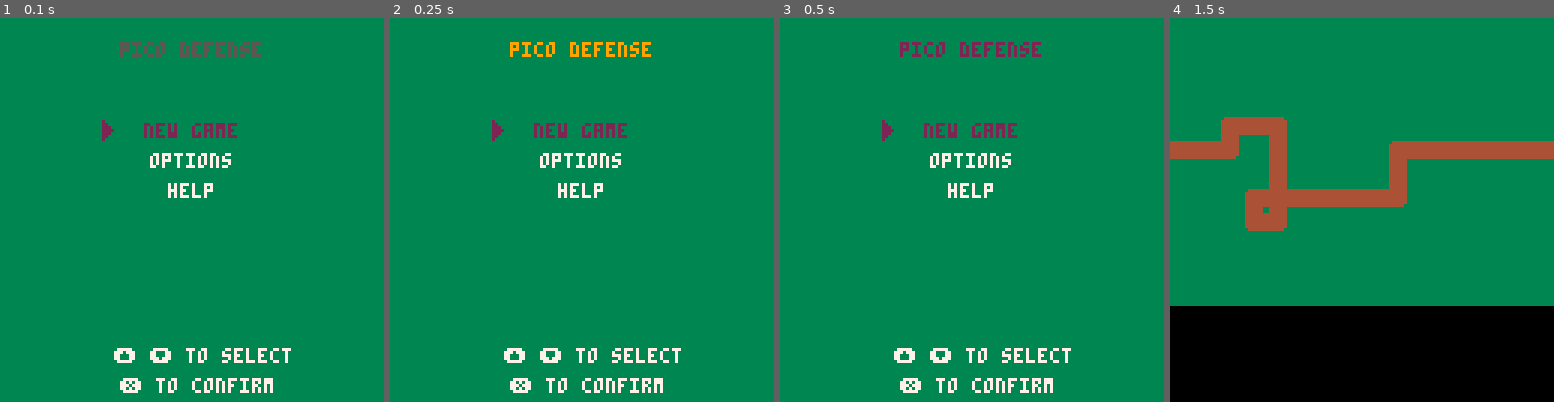
Above: before the commit, frames 1-4 (left to right).
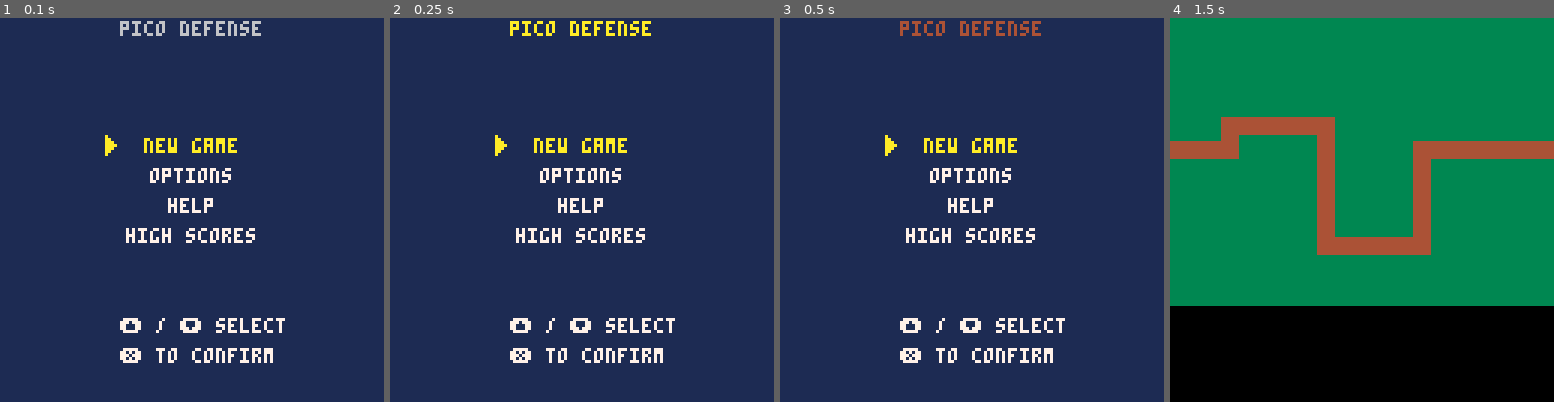
Above: after the commit, the same moments.

Repository: WideArchShark/picodefense
Game: PICO-8 cartridge pico_defense.p8
Two runs of this game, one before a commit and one after it. Both use one fixed random seed, a clock stepped at 60 frames per second and the inputs below.
Inputs:
- Up to frame 1 (0.1 s): no input
- Up to frame 2 (0.25 s): no input
- Up to frame 3 (0.5 s): no input
- Up to frame 4 (1.5 s): tap X (X key) at 1.07 s

The runs differ from the first frame. In frame 1, 100% of the frame differs, in the area x 0-100%, y 0-100%; in frame 2, 100%; in frame 3, 100%; in frame 4, 7.7%.

Commit message:
Tutorial #1

Diff:
--- a/pico_defense.p8
+++ b/pico_defense.p8
@@ -20,7 +20,7 @@
 	cdraw()
 end
 
-function change_state(ninit, nupdate, ndraw)
+function change_state(ninit,nupdate,ndraw)
 	cinit = ninit
 	cupdate = nupdate
 	cdraw = ndraw
@@ -30,105 +30,100 @@
 -- main menu
 
 function init_menu()
-	title = "pico defense"
-	title_colour = 1
+	tcol = 2
+	menu_offset = 30
 
-	menu_options = {
+	menu_items = {
 		"new game",
 		"options",
-		"help"
+		"help",
+		"high scores"
 	}
 
-	option_selected = 1
+	item_selected = 1
 end
 
 function update_menu()
-	title_colour += 1
-	if (title_colour > 15) title_colour = 1
+	tcol += 1
+	if (tcol > 15) then
+		tcol = 2
+	end
 
 	if(btnp(⬇️)) then
-		sfx(0)
-		option_selected += 1
+		item_selected += 1
 	elseif(btnp(⬆️)) then
-		sfx(0)
-		option_selected -= 1
+		item_selected -= 1
 	end
 
-	option_selected = mid(1,option_selected,#menu_options)
+	item_selected = mid(1, item_selected, #menu_items)
 
 	if(btnp(❎)) then
-		sfx(1)
-		if(option_selected == 1) then
-			change_state(init_map,update_map,draw_map)
+		if(item_selected == 1) then
+			change_state(init_game,update_game,draw_game)
 		end
 	end
 end
 
 function draw_menu()
-	yoffset = 25
+	cls(1)
+	centre_text("pico defense",1,tcol)
 
-	cls(3)
 
-	centre_text(title,8,title_colour)
-
-	for i = 1, #menu_options do
-		local col = 7
-		if (i == option_selected) col = 2
-		centre_text(menu_options[i], i*10+yoffset, col)
+	for i = 1, #menu_items do
+		item_col = 7
+		if (i == item_selected) item_col = 10
+		centre_text(menu_items[i], 10*i+menu_offset, item_col)
 	end
 
-	spr(1,30,option_selected*10+yoffset-2)
+	spr(1,35,10*item_selected+menu_offset-1)
 
-	centre_text("⬆️ ⬇️ to select", 110, 7)
-	centre_text("❎ to confirm", 120, 7)
+	centre_text("⬆️ / ⬇️ select",100,7)
+	centre_text("❎ to confirm",110,7)
 end
 
 function centre_text(str, sy, col)
-	local sx = 64 - flr((4*#str)/2)
-	print(str, sx, sy, col)
+	local sx = 64 - flr((#str*4)/2)
+	print(str,sx,sy,col)
 end
 -->8
--- map
-function init_map()
+-- game state
+function init_game()
 end
 
-function update_map()
+function update_game()
 end
 
-function draw_map()
+function draw_game()
 	cls()
 	map(0,0,0,0,16,12)
 end
 __gfx__
+00000000a00000000000000000000000000000000000000000000000000000000000000000000000000000000000000000000000000000000000000000000000
+00000000aa0000000000000000000000000000000000000000000000000000000000000000000000000000000000000000000000000000000000000000000000
+00700700aaa000000000000000000000000000000000000000000000000000000000000000000000000000000000000000000000000000000000000000000000
+00077000aaaa00000000000000000000000000000000000000000000000000000000000000000000000000000000000000000000000000000000000000000000
+00077000aaa000000000000000000000000000000000000000000000000000000000000000000000000000000000000000000000000000000000000000000000
+00700700aa0000000000000000000000000000000000000000000000000000000000000000000000000000000000000000000000000000000000000000000000
+00000000a00000000000000000000000000000000000000000000000000000000000000000000000000000000000000000000000000000000000000000000000
 00000000000000000000000000000000000000000000000000000000000000000000000000000000000000000000000000000000000000000000000000000000
-00000000000020000000000000000000000000000000000000000000000000000000000000000000000000000000000000000000000000000000000000000000
-00700700000022000000000000000000000000000000000000000000000000000000000000000000000000000000000000000000000000000000000000000000
-00077000000022200000000000000000000000000000000000000000000000000000000000000000000000000000000000000000000000000000000000000000
-00077000000022220000000000000000000000000000000000000000000000000000000000000000000000000000000000000000000000000000000000000000
-00700700000022200000000000000000000000000000000000000000000000000000000000000000000000000000000000000000000000000000000000000000
-00000000000022000000000000000000000000000000000000000000000000000000000000000000000000000000000000000000000000000000000000000000
-00000000000020000000000000000000000000000000000000000000000000000000000000000000000000000000000000000000000000000000000000000000
-33333333333333333444444333333333333333333444444334444443344444430000000000000000000000000000000000000000000000000000000000000000
-33333333444444443444444333444444444444333444444444444443444444440000000000000000000000000000000000000000000000000000000000000000
-33333333444444443444444334444444444444433444444444444443444444440000000000000000000000000000000000000000000000000000000000000000
-33333333444444443444444334444444444444433444444444444443444444440000000000000000000000000000000000000000000000000000000000000000
-33333333444444443444444334444444444444433444444444444443444444440000000000000000000000000000000000000000000000000000000000000000
-33333333444444443444444334444444444444433444444444444443444444440000000000000000000000000000000000000000000000000000000000000000
-33333333444444443444444334444444444444433344444444444433444444440000000000000000000000000000000000000000000000000000000000000000
-33333333333333333444444334444443344444433333333333333333344444430000000000000000000000000000000000000000000000000000000000000000
+33333333333333333444444334444443344444433333333333333333000000000000000000000000000000000000000000000000000000000000000000000000
+33333333444444443444444334444444444444433444444444444443000000000000000000000000000000000000000000000000000000000000000000000000
+33333333444444443444444334444444444444433444444444444443000000000000000000000000000000000000000000000000000000000000000000000000
+33333333444444443444444334444444444444433444444444444443000000000000000000000000000000000000000000000000000000000000000000000000
+33333333444444443444444334444444444444433444444444444443000000000000000000000000000000000000000000000000000000000000000000000000
+33333333444444443444444334444444444444433444444444444443000000000000000000000000000000000000000000000000000000000000000000000000
+33333333444444443444444334444444444444433444444444444443000000000000000000000000000000000000000000000000000000000000000000000000
+33333333333333333444444333333333333333333444444334444443000000000000000000000000000000000000000000000000000000000000000000000000
 __map__
 1010101010101010101010101010101000000000000000000000000000000000000000000000000000000000000000000000000000000000000000000000000000000000000000000000000000000000000000000000000000000000000000000000000000000000000000000000000000000000000000000000000000000000
 1010101010101010101010101010101000000000000000000000000000000000000000000000000000000000000000000000000000000000000000000000000000000000000000000000000000000000000000000000000000000000000000000000000000000000000000000000000000000000000000000000000000000000
 1010101010101010101010101010101000000000000000000000000000000000000000000000000000000000000000000000000000000000000000000000000000000000000000000000000000000000000000000000000000000000000000000000000000000000000000000000000000000000000000000000000000000000
 1010101010101010101010101010101000000000000000000000000000000000000000000000000000000000000000000000000000000000000000000000000000000000000000000000000000000000000000000000000000000000000000000000000000000000000000000000000000000000000000000000000000000000
-1010131114101010101010101010101000000000000000000000000000000000000000000000000000000000000000000000000000000000000000000000000000000000000000000000000000000000000000000000000000000000000000000000000000000000000000000000000000000000000000000000000000000000
-1111161012101010101311111111111100000000000000000000000000000000000000000000000000000000000000000000000000000000000000000000000000000000000000000000000000000000000000000000000000000000000000000000000000000000000000000000000000000000000000000000000000000000
-1010101012101010101210101010101000000000000000000000000000000000000000000000000000000000000000000000000000000000000000000000000000000000000000000000000000000000000000000000000000000000000000000000000000000000000000000000000000000000000000000000000000000000
-1010101317111111111610101010101000000000000000000000000000000000000000000000000000000000000000000000000000000000000000000000000000000000000000000000000000000000000000000000000000000000000000000000000000000000000000000000000000000000000000000000000000000000
-1010101516101010101010101010101000000000000000000000000000000000000000000000000000000000000000000000000000000000000000000000000000000000000000000000000000000000000000000000000000000000000000000000000000000000000000000000000000000000000000000000000000000000
+1010151111111610101010101010101000000000000000000000000000000000000000000000000000000000000000000000000000000000000000000000000000000000000000000000000000000000000000000000000000000000000000000000000000000000000000000000000000000000000000000000000000000000
+1111141010101210101015111111111100000000000000000000000000000000000000000000000000000000000000000000000000000000000000000000000000000000000000000000000000000000000000000000000000000000000000000000000000000000000000000000000000000000000000000000000000000000
+1010101010101210101012101010101000000000000000000000000000000000000000000000000000000000000000000000000000000000000000000000000000000000000000000000000000000000000000000000000000000000000000000000000000000000000000000000000000000000000000000000000000000000
+1010101010101210101012101010101000000000000000000000000000000000000000000000000000000000000000000000000000000000000000000000000000000000000000000000000000000000000000000000000000000000000000000000000000000000000000000000000000000000000000000000000000000000
+1010101010101210101012101010101000000000000000000000000000000000000000000000000000000000000000000000000000000000000000000000000000000000000000000000000000000000000000000000000000000000000000000000000000000000000000000000000000000000000000000000000000000000
+1010101010101311111114101010101000000000000000000000000000000000000000000000000000000000000000000000000000000000000000000000000000000000000000000000000000000000000000000000000000000000000000000000000000000000000000000000000000000000000000000000000000000000
 1010101010101010101010101010101000000000000000000000000000000000000000000000000000000000000000000000000000000000000000000000000000000000000000000000000000000000000000000000000000000000000000000000000000000000000000000000000000000000000000000000000000000000
 1010101010101010101010101010101000000000000000000000000000000000000000000000000000000000000000000000000000000000000000000000000000000000000000000000000000000000000000000000000000000000000000000000000000000000000000000000000000000000000000000000000000000000
-1010101010101010101010101010101000000000000000000000000000000000000000000000000000000000000000000000000000000000000000000000000000000000000000000000000000000000000000000000000000000000000000000000000000000000000000000000000000000000000000000000000000000000
-
-
-
Not shown, changed: the sound effects (__sfx__) section of pico_defense.p8
